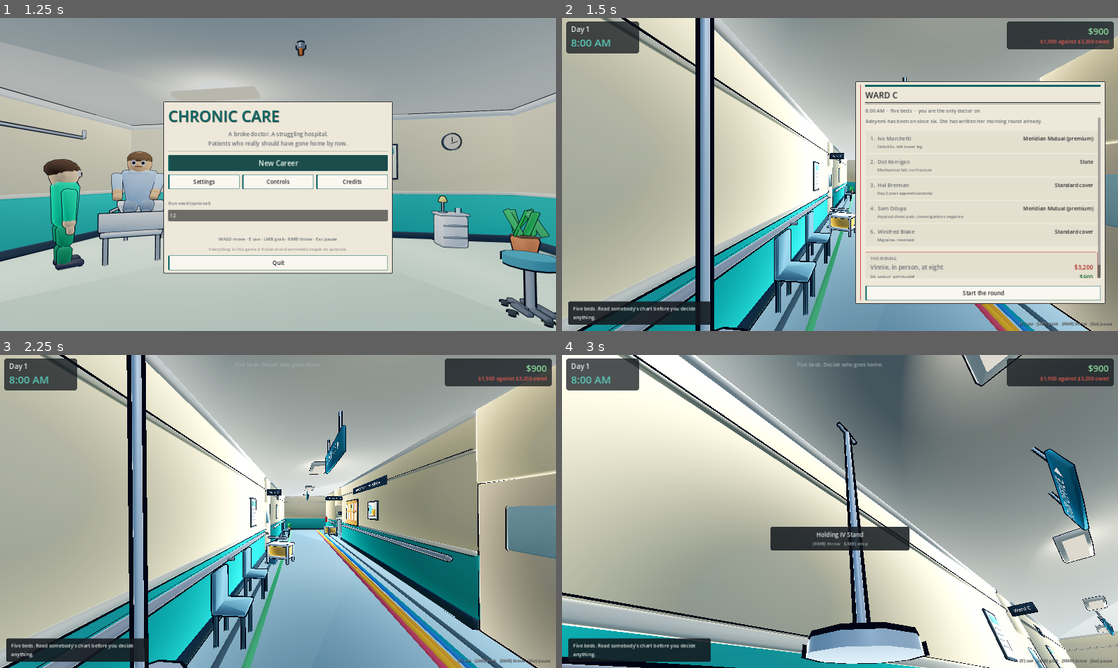
Above: before the commit, frames 1-4 (two rows, left to right).
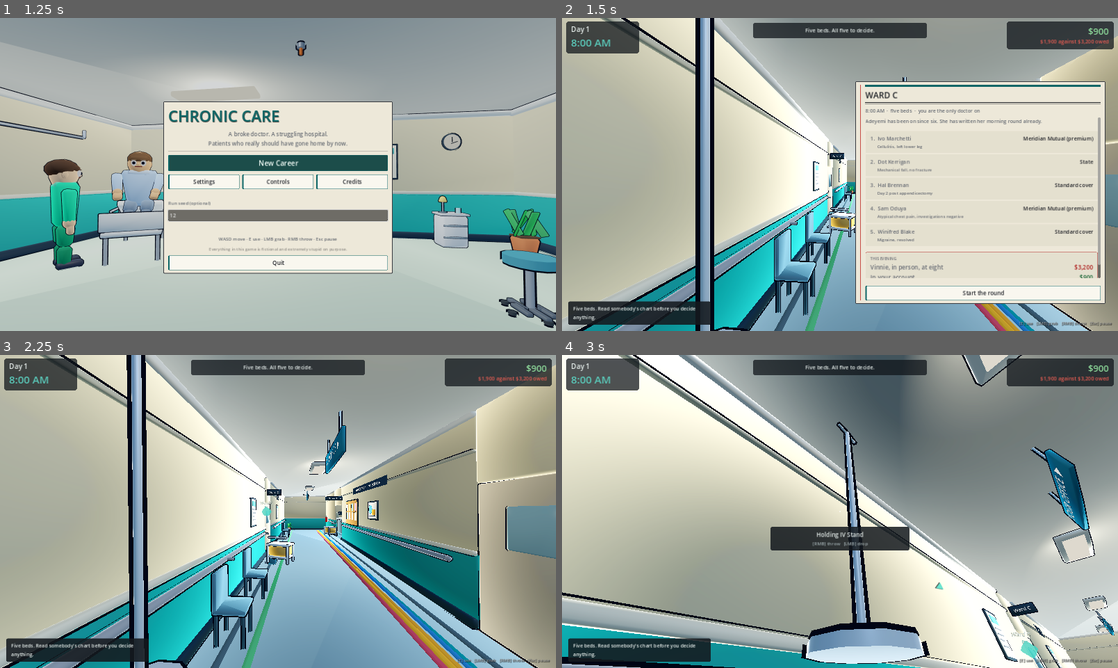
Above: after the commit, the same moments.

Repository: masonobegi/crypts-of-chaos
Game: Godot game, scene res://scenes/Boot.tscn
Same seed, same stepped clock (60 frames per second), same inputs: the game is played once before the commit and once after it.
Inputs (mouse positions are in pixels of both pictures, inside the frame that each line leads up to):
- Up to frame 1 (1.25 s): click (278, 215) at 0.52 s; type "12" at 0.6 s
- Up to frame 2 (1.5 s): click "New Career" at 1.25 s
- Up to frame 3 (2.25 s): click "Start the round" at 2 s
- Up to frame 4 (3 s): tap Enter at 2.75 s; move the mouse to (867, 511) at 2.77 s; hold W (move_forward) from 2.78 s (still down); hold Ctrl (crouch) from 2.78 s (still down); click (867, 511) at 2.92 s

Frame 1 is identical in both runs. In frame 2, 1.5% of the frame differs, in the area x 34-66%, y 1-7%; in frame 3, 1.5%; in frame 4, 1.6%, in the area x 34-86%, y 1-97%.

Commit message:
Point the player at something, and prove the day joins up end to end
- The objective line was set once by the morning card and never touched
  again, and the 3D marker listened to a signal nobody sent — so a player
  who put the morning card down had a building, five strangers and no idea
  what the game wanted. Both are driven from the day's state now: the ward
  door while beds are undecided, the office once they are all decided.
- Hospital.door_point() for the marker. point_in() returns a random floor
  tile, which is a fine place to send a nurse and a poor place to put a
  chevron: from the corridor it read as a marker halfway up a wall, and it
  moved every time it was asked.
- The objective text had no backing plate and was anchored so it rendered
  half off the top of the screen over whatever the ceiling happened to be.
- The smoke run now walks handover -> verdict -> tomorrow through the real
  screens. Everything else drives WardDay directly, which is how a build
  shipped where every system worked and the screens did not join up.
- tests/probe/frontier_run.gd: an adversarial search over 400 plays — every
  subset of beds up to three, crossed with every justification, crossed with
  how you answer in the room. The hand-written strategies test the plays a
  designer thought of, which is the set that will not contain the exploit.
  Current result: signed off tops out at 50, noted at 20, flagged and
  referred at ,140, and the top figure cannot be reached signed off.

Co-Authored-By: Claude Opus 5 <noreply@anthropic.com>
Claude-Session: https://claude.ai/code/session_012v14cF2GepYx5imtAqBXn5

Diff:
--- a/scripts/systems/ward_day.gd
+++ b/scripts/systems/ward_day.gd
@@ -114,6 +114,7 @@
 		e.terminal_id = TERMINAL_WARD
 		records.add(e)
 	_log("day_start", {"cash": cash, "due": debt_tonight})
+	_update_objective()
 
 ## Reading a chart properly takes time you do not have. THE HONEST DAY IS AN
 ## INVESTIGATION: the only way to know Marchetti is the one who genuinely needs
@@ -285,6 +286,32 @@
 	if before != what:
 		_log("disposition", {"pid": pid, "from": before, "to": what})
 	patient_changed.emit(pid)
+	_update_objective()
+
+## WHAT TO DO NEXT, AND WHERE IT IS.
+##
+## The HUD line was set once by the morning card and never touched again, and
+## the 3D marker listened to a signal nobody sent — so a player who put the
+## morning card down had a building, five strangers and no idea what the game
+## wanted. Both are driven from the day's actual state now.
+func _update_objective() -> void:
+	if ended:
+		return
+	var undecided := 0
+	for pid in state:
+		if String(state[pid]["disposition"]) == "":
+			undecided += 1
+	var h = get_tree().get_first_node_in_group("hospital") if is_inside_tree() else null
+	if undecided > 0:
+		EventBus.objective_changed.emit("Five beds. %s to decide." % (
+			"All five" if undecided == 5 else "%d still" % undecided))
+		if h != null:
+			EventBus.objective_target_changed.emit(h.door_point("ward"), "Ward C")
+		return
+	EventBus.objective_changed.emit(
+		"All five decided. Sign off in your office before eight.")
+	if h != null:
+		EventBus.objective_target_changed.emit(h.door_point("office"), "Your office")
 
 func held_ids() -> Array:
 	var out: Array = []
--- a/scripts/ui/hud.gd
+++ b/scripts/ui/hud.gd
@@ -99,13 +99,17 @@
 	tr_bg.add_child(tr)
 	add_child(tr_bg)
 
-	# ---- top centre: objective
-	var tc := UIKit.vbox(6)
-	UIKit.place(tc, Control.PRESET_CENTER_TOP, -230, 16, 460, 90)
-	_objective = UIKit.label("", 15, UIKit.HUD_DIM, HORIZONTAL_ALIGNMENT_CENTER, true)
+	# ---- top centre: objective.
+	# Inside its own plate, like the other two. It used to be a bare wrapping
+	# label in a 90-tall box anchored 16 from the top, which rendered as a line
+	# of grey text half off the top of the screen over whatever the ceiling
+	# happened to be.
+	var tc_bg := UIKit.panel(Color(0.06, 0.08, 0.10, 0.74), 6)
+	UIKit.place(tc_bg, Control.PRESET_CENTER_TOP, -250, 14, 500, 34)
+	_objective = UIKit.label("", 15, UIKit.HUD_INK, HORIZONTAL_ALIGNMENT_CENTER)
 	_objective.size_flags_horizontal = Control.SIZE_EXPAND_FILL
-	tc.add_child(_objective)
-	add_child(tc)
+	tc_bg.add_child(_objective)
+	add_child(tc_bg)
 
 	# ---- crosshair
 	_crosshair = Control.new()
--- a/scripts/ui/screen_morning.gd
+++ b/scripts/ui/screen_morning.gd
@@ -46,5 +46,9 @@
 
 	card_footer(UIKit.button("Start the round", func():
 		GameState.start_day()
-		EventBus.objective_changed.emit("Five beds. Decide who goes home.")
+		# The day owns the objective from here: it changes as beds are decided,
+		# and it carries a place as well as a sentence.
+		var w = get_tree().get_first_node_in_group("ward_day")
+		if w != null:
+			w._update_objective()
 		close()))
--- a/scripts/world/hospital.gd
+++ b/scripts/world/hospital.gd
@@ -392,6 +392,25 @@
 	return out
 
 ## A sensible spot inside a room to stand, walk to, or drop something.
+## The doorway of a room, at head height, for pointing at from a corridor.
+##
+## `point_in` returns a random floor tile, which is a fine place to send a nurse
+## and a poor place to put a marker: from the corridor it reads as a chevron
+## halfway up a wall, and it moves every time it is asked.
+func door_point(key: String) -> Vector3:
+	for entry in LAYOUT:
+		if String(entry["key"]) != key or not entry.has("door"):
+			continue
+		var rect: Rect2 = entry["rect"]
+		var north: bool = rect.position.y > 0.0
+		var z := 4.0 if north else 0.0
+		return Vector3(float(entry["door"]), 1.7, z)
+	var r: Room = rooms.get(key, null)
+	if r == null:
+		push_error("door_point: no room named '%s'" % key)
+		return Vector3.ZERO
+	return Vector3(r.rect.get_center().x, 1.7, r.rect.get_center().y)
+
 func point_in(key: String, stream := "nav") -> Vector3:
 	var r: Room = rooms.get(key, null)
 	if r == null:
--- /dev/null
+++ b/tests/probe/frontier_impl.gd
@@ -0,0 +1,152 @@
+extends RefCounted
+## ADVERSARIAL SEARCH. The twenty-three hand-written strategies in
+## playtest_impl.gd test the plays a designer thought of, which is exactly the
+## set of plays that will not contain the exploit. This enumerates instead:
+## every subset of beds worth holding, crossed with every way of justifying a
+## hold, crossed with three ways of answering in the room, and reports the
+## money/exposure frontier — so a dominant strategy has to hide from a search
+## rather than from an author.
+var tree: SceneTree = null
+var C = ChartEntry.Claim
+var A = ReviewSystem.Answer
+
+## The justifications, and the minute each is performed at. 17:30 is ninety
+## minutes clear of the 16:00 and 19:00 rounds; 19:00 is on top of one.
+const JUSTIFY := ["nothing", "gap_note", "round_note", "backdate", "lead",
+	"nurse", "test_late", "social"]
+
+func _day() -> WardDay:
+	GameState.set_flag("remembered_beds", PackedStringArray())
+	GameState.set_flag("watched", false)
+	GameState.minute_of_day = 8 * 60
+	var w := WardDay.new(); tree.root.add_child(w); w.start(); return w
+
+func _justify(w: WardDay, pid: String, how: String) -> void:
+	match how:
+		"nothing":
+			pass
+		"gap_note":
+			w.advance_to(17 * 60 + 20)
+			w.write_entry(pid, C.UNWELL, "Unsettled this evening.", 17 * 60 + 18)
+		"round_note":
+			w.advance_to(19 * 60)
+			w.write_entry(pid, C.UNWELL, "Unsettled this evening.", 19 * 60)
+		"backdate":
+			w.advance_to(19 * 60 + 30)
+			w.write_entry(pid, C.UNWELL, "Unsettled this evening.", 17 * 60)
+		"lead":
+			w.advance_to(17 * 60 + 20)
+			w.ask_patient(pid, "feeling faint this evening")
+		"nurse":
+			w.advance_to(17 * 60)
+			w.nurse_check(pid)
+		"test_late":
+			w.advance_to(15 * 60)
+			w.write_entry(pid, C.UNWELL, "Unsettled.", 14 * 60 + 55)
+			var o := w.order_test(pid, "lying and standing BP")
+			w.advance_to(17 * 60 + 30)
+			w.resolve_test(o)
+		"social":
+			w.advance_to(17 * 60 + 20)
+			w.write_entry(pid, C.SOCIAL, "No care at home. Awaiting social work.", 17 * 60 + 18)
+
+func _answer_policy(name: String) -> Callable:
+	match name:
+		"stand": return func(_f, _o): return A.STAND_BY
+		"fold": return func(_f, _o): return A.DEFER
+	# "best available": take the strongest thing she has left you.
+	return func(_f, opts):
+		for want in [A.RECONCILE, A.POINT_AT_NURSE, A.WROTE_IT_LATE]:
+			for o in opts:
+				if int(o["a"]) == want: return want
+		return A.STAND_BY
+
+func run() -> void:
+	GameState.start_new_career(31337)
+	var ids: Array = []
+	for c in Cases.ROSTER: ids.append(String(c["id"]))
+	var rows: Array = []
+	# Every non-empty subset of the five beds, up to four held (holding all
+	# five earns less than holding fewer — the admissions cover it).
+	for mask in range(1, 32):
+		var held: Array = []
+		for i in ids.size():
+			if mask & (1 << i): held.append(ids[i])
+		# Four and five beds earn LESS than three: the empty beds admit, and an
+		# admission pays more than a night. Searching them is 200 runs spent
+		# proving a piece of arithmetic that has its own test.
+		if held.size() > 3:
+			continue
+		# One justification style applied to every held bed, which is what a
+		# player converging on a strategy actually does.
+		for how in JUSTIFY:
+			for pol in ["stand", "best"]:
+				rows.append(_run(held, how, pol))
+	rows.sort_custom(func(a, b): return int(a["cash"]) > int(b["cash"]))
+
+	print("\n=== ADVERSARIAL FRONTIER — %d strategies ===" % rows.size())
+	# The pareto front: for each verdict, the most money anybody made reaching it.
+	var best := {}
+	for r in rows:
+		var v := String(r["verdict"])
+		if not best.has(v) or int(r["cash"]) > int(best[v]["cash"]):
+			best[v] = r
+	print("\n--- the most money made at each verdict ---")
+	for v in [ReviewSystem.OUTCOME_CLEAR, ReviewSystem.OUTCOME_QUESTIONS,
+			ReviewSystem.OUTCOME_FLAGGED, ReviewSystem.OUTCOME_ESCALATED]:
+		if not best.has(v):
+			print("  %-18s never reached" % v)
+			continue
+		var r = best[v]
+		print("  %-18s %6d   %-26s %-10s %s" % [v, r["cash"],
+			",".join(PackedStringArray(r["held"])), r["how"], r["pol"]])
+
+	# THE QUESTION THAT MATTERS: is there a strategy that makes more money than
+	# the best clean day AND is not punished for it?
+	var clean: int = int(best[ReviewSystem.OUTCOME_CLEAR]["cash"]) if best.has(ReviewSystem.OUTCOME_CLEAR) else -99999
+	var noted: int = int(best[ReviewSystem.OUTCOME_QUESTIONS]["cash"]) if best.has(ReviewSystem.OUTCOME_QUESTIONS) else -99999
+	print("\n--- is the frontier real? ---")
+	print("  best signed-off day: %d" % clean)
+	print("  best noted day:      %d  (+%d for a bed on the file)" % [noted, noted - clean])
+	var top: Dictionary = rows[0]
+	print("  most money anybody made: %d, and it was %s (%s / %s)"
+		% [top["cash"], top["verdict"], top["how"], top["pol"]])
+	var top_clean := true
+	for r in rows:
+		if int(r["cash"]) == int(top["cash"]) and String(r["verdict"]) == ReviewSystem.OUTCOME_CLEAR:
+			top_clean = true
+			break
+		top_clean = false
+	print("  can the top figure be reached signed off? %s" % ("YES — DOMINANT STRATEGY" if top_clean else "no"))
+
+func _run(held: Array, how: String, pol: String) -> Dictionary:
+	var w := _day()
+	for c in Cases.ROSTER:
+		var pid := String(c["id"])
+		if held.has(pid):
+			# Ivo Marchetti is genuinely unwell and the night round already says
+			# so; justifying him further is a different act from justifying
+			# somebody who is well, so the search does both.
+			_justify(w, pid, how)
+			w.set_disposition(pid, "hold")
+		else:
+			w.set_disposition(pid, "discharge")
+	var res := w.end_day()
+	var rv := ReviewSystem.new()
+	rv.begin(res["findings"], w.records.entries, w.review_truth())
+	var chooser := _answer_policy(pol)
+	while not rv.finished():
+		var f = rv.current()
+		rv.answer(int(chooser.call(f, rv.options(f, w.records))), res["held"])
+	var o := rv.outcome()
+	var row := {
+		"cash": int(res["cash"]), "verdict": String(o["verdict"]),
+		"held": held, "how": how, "pol": pol,
+		"indef": int(o["indefensible"]), "solo": int(o["solo"]),
+	}
+	# free(), not queue_free(): a --script main loop runs no frames, so a queued
+	# node is never actually collected and six hundred wards stay in memory
+	# with their signals still connected to GameState.
+	tree.root.remove_child(w)
+	w.free()
+	return row
--- /dev/null
+++ b/tests/probe/frontier_run.gd
@@ -0,0 +1,4 @@
+extends SceneTree
+## Thin runner: see gotcha #4 in CLAUDE.md.
+func _initialize() -> void:
+	var i = load("res://tests/probe/frontier_impl.gd").new(); i.tree = self; i.run(); quit()
--- a/tests/smoke_impl.gd
+++ b/tests/smoke_impl.gd
@@ -63,7 +63,10 @@
 			stage = "close"
 		"close":
 			_check_the_day_closes()
-			stage = "done"
+			stage = "chain"
+		"chain":
+			if _check_the_screens_chain():
+				stage = "done"
 		"done":
 			_report()
 			return true
@@ -246,6 +249,39 @@
 	EventBus.request_ui.emit(String(_screen_queue[0][0]), _screen_queue[0][1])
 	return true
 
+## THE WHOLE EVENING, THROUGH THE ACTUAL SCREENS.
+##
+## Everything above drives WardDay directly, which is how a build shipped where
+## every system worked and the screens that reach them did not join up. The end
+## of a day is a chain — handover, then the verdict, then tomorrow — and each
+## link is a different script asking the UI router for the next one by name. A
+## typo in any one of those names is a game that stops at eight o'clock.
+var _chain: Array = ["review", "day_over", "morning"]
+var _chain_at := -1
+
+func _check_the_screens_chain() -> bool:
+	var ui = game.get("ui")
+	if ui == null:
+		_fail("no UI to walk the end of the day through")
+		return true
+	if _chain_at >= 0:
+		var want := String(_chain[_chain_at])
+		_ok(String(ui.get("current_id")) == want,
+			"the %s screen opens when it is asked for" % want)
+	_chain_at += 1
+	if _chain_at >= _chain.size():
+		if ui.has_method("close"):
+			ui.call("close")
+		return true
+	# The verdict the day actually produced, so day_over is built from a real
+	# outcome rather than a default that no play can reach.
+	var ctx := {}
+	if String(_chain[_chain_at]) == "day_over":
+		ctx = {"verdict": ReviewSystem.OUTCOME_QUESTIONS,
+			"remembered": PackedStringArray(["oduya"])}
+	EventBus.request_ui.emit(String(_chain[_chain_at]), ctx)
+	return false
+
 func _collect_buttons(n: Node, out: Array) -> void:
 	if n is Button:
 		out.append(n)
Not shown, changed: CLAUDE.md
